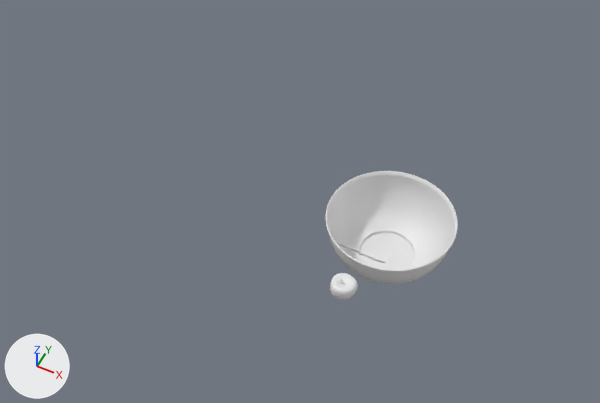
Renders of the Blender file Apple.blend from each side of a commit.
One viewpoint serves both versions: a camera (50 mm lens) standing at (501.0, -1638.0, 1867.0) and looking at (-290.0, -55.0, -113.0). The axes (+X, +Y, +Z) are drawn at lower left. The lights are the same throughout.

In view in the first picture: 'Apple', 'Bowl', 'KnifeHandle'.
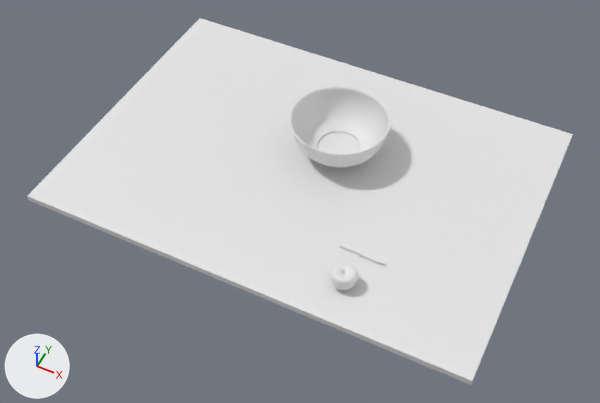
Commit message: Tablon terminado

Edits to the bpy script that builds the scene:
```text
Change me_sphere_001:
    where me_sphere_001.from_pydata(...)  # 177 vertices, 176 faces; spans x -207.0..207.0, y -207.0..207.0, z -278.0..-98.0
    used by ob_bowl; location = (0.0, 0.0, 0.0)
    me_sphere_001 part 1: the whole mesh is scaled about its middle by (0.75, 0.75, 0.675), then moved by (0.0, 0.0, 249.0)
Add me_cube_003:
    me_cube_003.from_pydata(...)  # a box spanning x -985.0..-915.0, y -500.0..500.0, z -10.0..10.0
Change ob_apple:
    ob_apple.location: (0.0, -372.0, 13.0) -> (0.0, -372.0, 60.0)
Change ob_knifehandle:
    ob_knifehandle.location: (0.0, -259.0, 19.0) -> (0.0, -259.0, 10.0)
Change ob_bowl:
    ob_bowl.location: (0.0, 0.0, 0.0) -> (-230.0, 100.0, 20.0)
Add ob_cube:
    ob_cube = bpy.data.objects.new('Cube', me_cube_003)
    ob_cube.location = (0.0, 0.0, 0.0)
    _m = ob_cube.modifiers.new('Array', 'ARRAY')
    _m.count = 20
```

Where the change shows, as pixel boxes [x1, y1, x2, y2] in the pictures (600 x 403 px):
'Cube', added
    after: [27, 18, 573, 385]
'Bowl', mesh rescaled, moved (24% narrower, 27% shorter)
    before: [325, 171, 458, 284]
    after: [290, 86, 391, 168]
'Apple', moved
    before: [330, 273, 358, 300]
    after: [330, 263, 359, 290]
'KnifeHandle', moved
    before: [359, 251, 386, 263]
    after: [359, 253, 385, 265]
'KnifeBlade', moved
    before: [339, 244, 361, 253]
    after: [339, 246, 360, 255]
